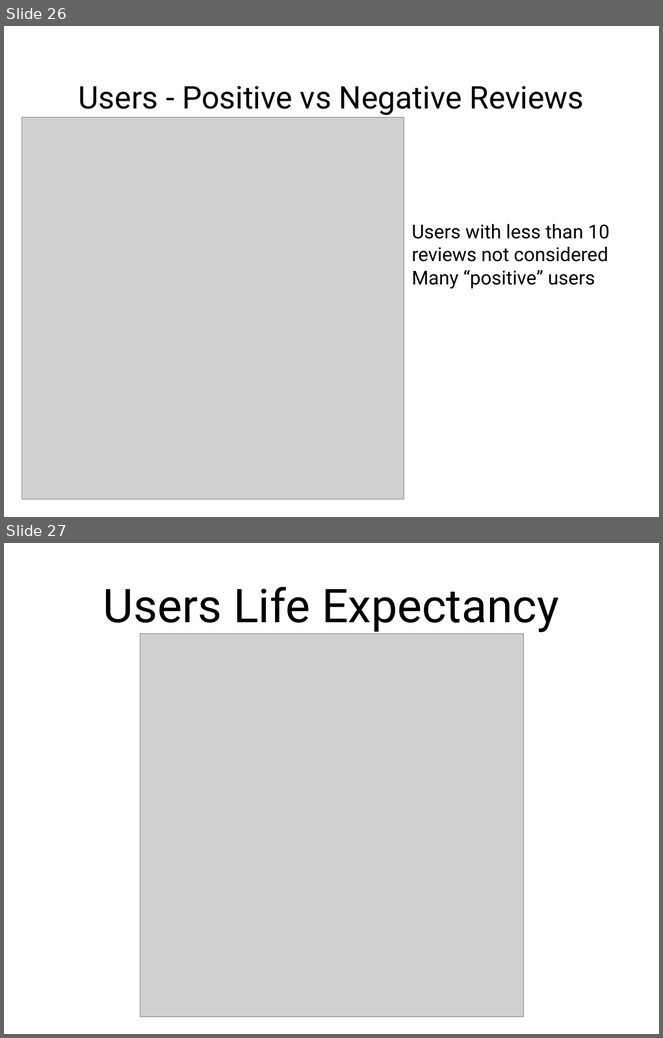
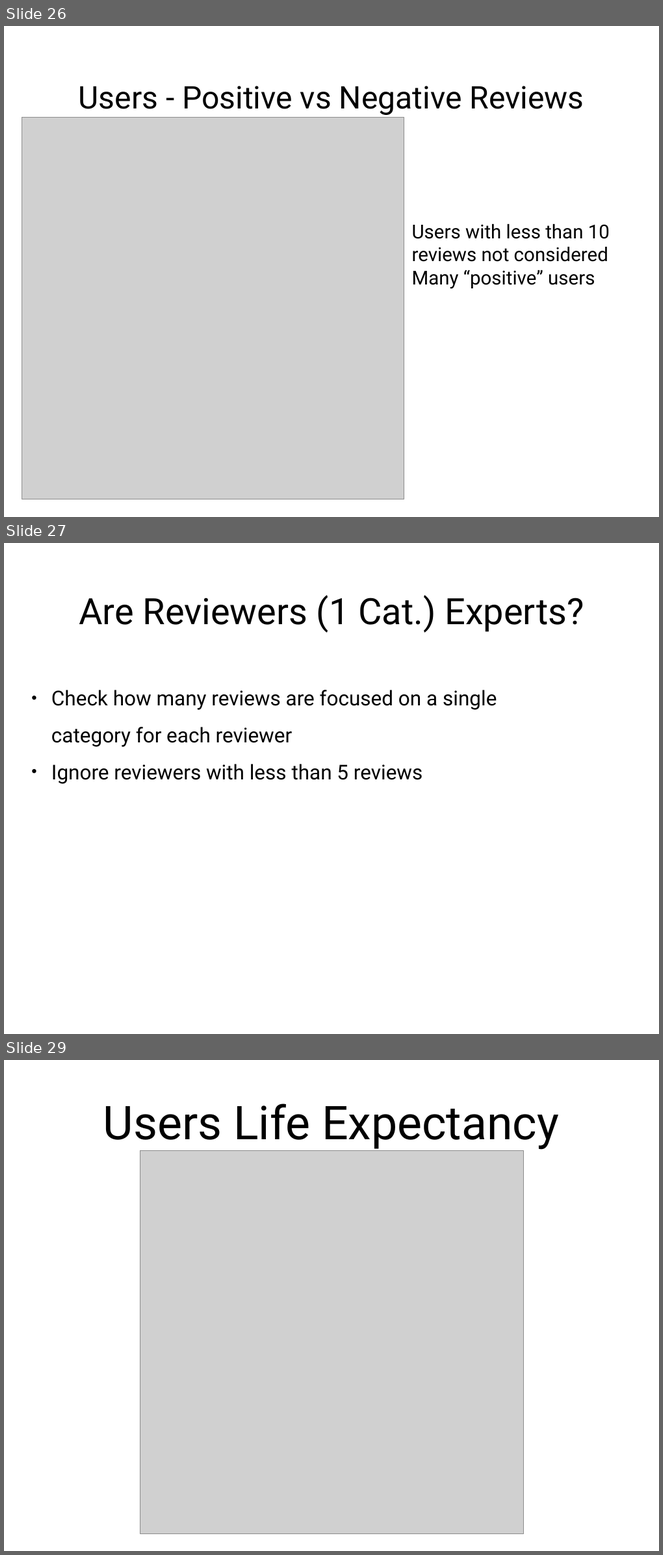
Before and after one commit to jcarreira/amazon-study, a slide deck: presentation/jcarreira_presentation.pptx. Shown one above the other, each under a label of ours: slides 26 and 27 before the commit, slides 26, 27 and 29 after it; the slides between them are not shown. The pictures are 663x1038 and 663x1555 pixels, drawn with LibreOffice and Linux fonts; fonts in the diff are those of the drawing; grey boxes stand for pictures. Boxes give left, top, right and bottom in pixels: in the first picture for what was removed or moved away, otherwise in the second. Text is boxed around its words. In the diff, an @@ line names an element or a change of style, - is before the commit and + after.

```diff
--- a/presentation/jcarreira_presentation.pptx
+++ b/presentation/jcarreira_presentation.pptx
@@ slide 27 added at bbox=[4, 543, 659, 1034], background #FFFFFF @@
@@ title added at bbox=[79, 595, 584, 633], 56.8 pt, text #000000 @@
+Are Reviewers (1 Cat.) Experts?
@@ text added at bbox=[51, 690, 497, 784], 32 pt, text #000000 @@
+• Check how many reviews are focused on a single category for each reviewer
+• Ignore reviewers with less than 5 reviews
@@ what was slide 27 is now slide 29 @@
```
Also in this commit, not shown: 7 slides changed, 2 other slides added, 1 slide removed, 2 other files.
